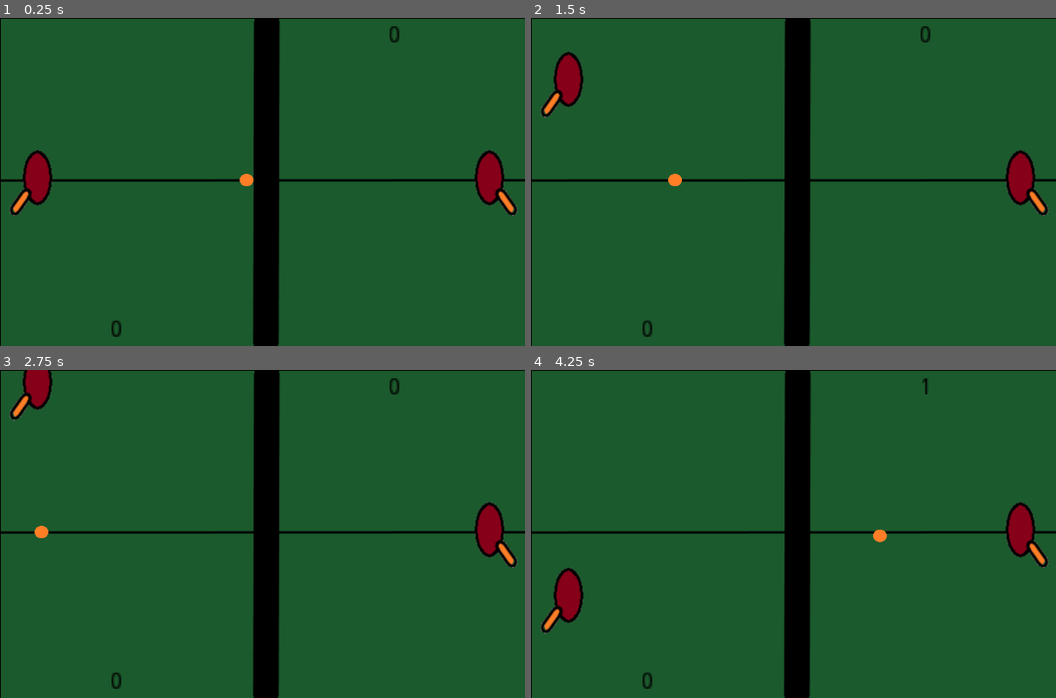
Above: before the commit, frames 1-4 (two rows, left to right).
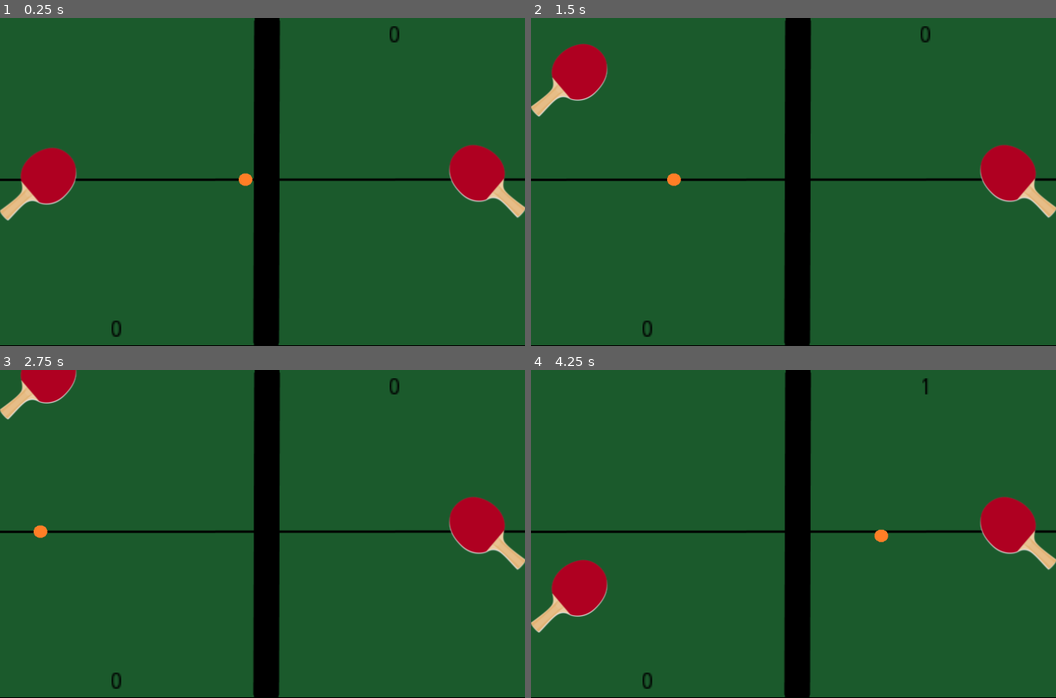
Above: after the commit, the same moments.

Repository: DewaldOosthuizen/2D-Pong
Game: Godot game, scene res://World.tscn
The game is run twice, just before and just after one commit, with the same random seed, the same clock (stepped at 60 frames per second) and the same inputs.
Inputs:
- Up to frame 1 (0.25 s): no input
- Up to frame 2 (1.5 s): hold W (left_up) 0.53-1.28 s; hold S (left_down) from 1.28 s (still down)
- Up to frame 3 (2.75 s): release S (left_down) at 2.03 s; hold W (left_up) from 2.03 s (still down)
- Up to frame 4 (4.25 s): release W (left_up) at 3.53 s; hold S (left_down) from 3.53 s (still down)

The runs differ from the first frame. In frame 1, 4.8% of the frame differs, in the area x 0-100%, y 0-100%; in frame 2, 5.0%; in frame 3, 4.4%; in frame 4, 5.0%.

Commit message:
Added some better resources

Diff:
--- a/World.gd
+++ b/World.gd
@@ -36,8 +36,8 @@
 
 func _handle_ball_collision(delta):
 	#Colliders
-	var leftColide = Rect2(get_node("leftPlayer").position - padSize*0.5, padSize)
-	var rightColide = Rect2(get_node("rightPlayer").position - padSize*0.5, padSize)
+	var leftColide = Rect2(get_node("leftPlayer").position - padSize*0.7, padSize)
+	var rightColide = Rect2(get_node("rightPlayer").position + padSize*0.7, padSize)
 
 	#ball position
 	ballPosition = get_node("ball").position
--- a/World.tscn
+++ b/World.tscn
@@ -5,106 +5,46 @@
 [ext_resource path="res://Pong Resource/ball-orange.png" type="Texture" id=3]
 [ext_resource path="res://Pong Resource/table.png" type="Texture" id=4]
 
-[node name="World" type="Node2D" index="0"]
-
+[node name="World" type="Node2D"]
 position = Vector2( 3.70123, 1.85062 )
 script = ExtResource( 1 )
-_sections_unfolded = [ "Transform", "Visibility", "Z Index" ]
-playerSpeed = 400
-initialBallSpeed = 100
-ballSpeedIncreaseAmount = 1.2
-maxBallSpeed = 450
 
-[node name="leftPlayer" type="Sprite" parent="." index="0"]
+[node name="leftPlayer" type="Sprite" parent="."]
+position = Vector2( 42.7164, 200.857 )
+texture = ExtResource( 2 )
 
-position = Vector2( 35, 200 )
-texture = ExtResource( 2 )
-_sections_unfolded = [ "Offset", "Transform" ]
-
-[node name="rightPlayer" type="Sprite" parent="." index="1"]
-
-position = Vector2( 600, 200 )
+[node name="rightPlayer" type="Sprite" parent="."]
+position = Vector2( 590.569, 197.428 )
 texture = ExtResource( 2 )
 flip_h = true
-_sections_unfolded = [ "Offset", "Transform" ]
 
-[node name="ball" type="Sprite" parent="." index="2"]
-
-position = Vector2( 321.886, 195.496 )
+[node name="ball" type="Sprite" parent="."]
+position = Vector2( 320.607, 194.889 )
 scale = Vector2( 0.693746, 0.652236 )
 texture = ExtResource( 3 )
-_sections_unfolded = [ "Animation", "Material", "Offset", "Region", "Transform" ]
 
-[node name="leftScore" type="RichTextLabel" parent="." index="3"]
-
-anchor_left = 0.0
-anchor_top = 0.0
-anchor_right = 0.0
-anchor_bottom = 0.0
+[node name="leftScore" type="RichTextLabel" parent="."]
 margin_left = 130.0
 margin_top = 365.0
 margin_right = 180.0
 margin_bottom = 385.0
 rect_scale = Vector2( 2, 2 )
-rect_pivot_offset = Vector2( 0, 0 )
-rect_clip_content = true
-mouse_filter = 0
-mouse_default_cursor_shape = 0
-size_flags_horizontal = 1
-size_flags_vertical = 1
 custom_colors/default_color = Color( 0, 0, 0, 1 )
 custom_colors/selection_color = Color( 0, 0, 0, 1 )
 custom_colors/font_color_selected = Color( 0, 0, 0, 1 )
-bbcode_enabled = false
-bbcode_text = ""
-visible_characters = -1
-percent_visible = 1.0
-meta_underlined = true
-tab_size = 4
-text = ""
-scroll_active = true
-scroll_following = false
-selection_enabled = false
-override_selected_font_color = false
-_sections_unfolded = [ "Anchor", "BBCode", "Grow Direction", "Margin", "Material", "Rect", "Size Flags", "Theme", "Visibility", "custom_colors" ]
 
-[node name="rightScore" type="RichTextLabel" parent="." index="4"]
-
-anchor_left = 0.0
-anchor_top = 0.0
-anchor_right = 0.0
-anchor_bottom = 0.0
+[node name="rightScore" type="RichTextLabel" parent="."]
 margin_left = 469.0
 margin_top = 6.0
 margin_right = 519.0
 margin_bottom = 26.0
 rect_scale = Vector2( 2, 2 )
-rect_pivot_offset = Vector2( 0, 0 )
-rect_clip_content = true
-mouse_filter = 0
-mouse_default_cursor_shape = 0
-size_flags_horizontal = 1
-size_flags_vertical = 1
 custom_colors/default_color = Color( 0, 0, 0, 1 )
 custom_colors/selection_color = Color( 0, 0, 0, 1 )
 custom_colors/font_color_selected = Color( 0, 0, 0, 1 )
-bbcode_enabled = false
-bbcode_text = ""
-visible_characters = -1
-percent_visible = 1.0
-meta_underlined = true
-tab_size = 4
-text = ""
-scroll_active = true
-scroll_following = false
-selection_enabled = false
-override_selected_font_color = false
-_sections_unfolded = [ "Rect", "custom_colors", "custom_fonts" ]
 
-[node name="table-tennis-court-frames" type="Sprite" parent="." index="5"]
-
+[node name="table-tennis-court-frames" type="Sprite" parent="."]
 show_behind_parent = true
-position = Vector2( 330.406, 198.806 )
-scale = Vector2( 1.04078, 0.949503 )
+position = Vector2( 330.789, 197.949 )
+scale = Vector2( 1.04387, 0.949503 )
 texture = ExtResource( 4 )
-_sections_unfolded = [ "Animation", "Offset", "Region", "Transform", "Visibility", "Z Index" ]
--- a/default_env.tres
+++ b/default_env.tres
@@ -1,100 +1,14 @@
 [gd_resource type="Environment" load_steps=2 format=2]
 
 [sub_resource type="ProceduralSky" id=1]
-
-radiance_size = 4
 sky_top_color = Color( 0.0470588, 0.454902, 0.976471, 1 )
 sky_horizon_color = Color( 0.556863, 0.823529, 0.909804, 1 )
 sky_curve = 0.25
-sky_energy = 1.0
 ground_bottom_color = Color( 0.101961, 0.145098, 0.188235, 1 )
 ground_horizon_color = Color( 0.482353, 0.788235, 0.952941, 1 )
 ground_curve = 0.01
-ground_energy = 1.0
-sun_color = Color( 1, 1, 1, 1 )
-sun_latitude = 35.0
-sun_longitude = 0.0
-sun_angle_min = 1.0
-sun_angle_max = 100.0
-sun_curve = 0.05
 sun_energy = 16.0
-texture_size = 2
 
 [resource]
-
 background_mode = 2
 background_sky = SubResource( 1 )
-background_sky_custom_fov = 0.0
-background_color = Color( 0, 0, 0, 1 )
-background_energy = 1.0
-background_canvas_max_layer = 0
-ambient_light_color = Color( 0, 0, 0, 1 )
-ambient_light_energy = 1.0
-ambient_light_sky_contribution = 1.0
-fog_enabled = false
-fog_color = Color( 0.5, 0.6, 0.7, 1 )
-fog_sun_color = Color( 1, 0.9, 0.7, 1 )
-fog_sun_amount = 0.0
-fog_depth_enabled = true
-fog_depth_begin = 10.0
-fog_depth_curve = 1.0
-fog_transmit_enabled = false
-fog_transmit_curve = 1.0
-fog_height_enabled = false
-fog_height_min = 0.0
-fog_height_max = 100.0
-fog_height_curve = 1.0
-tonemap_mode = 0
-tonemap_exposure = 1.0
-tonemap_white = 1.0
-auto_exposure_enabled = false
-auto_exposure_scale = 0.4
-auto_exposure_min_luma = 0.05
-auto_exposure_max_luma = 8.0
-auto_exposure_speed = 0.5
-ss_reflections_enabled = false
-ss_reflections_max_steps = 64
-ss_reflections_fade_in = 0.15
-ss_reflections_fade_out = 2.0
-ss_reflections_depth_tolerance = 0.2
-ss_reflections_roughness = true
-ssao_enabled = false
-ssao_radius = 1.0
-ssao_intensity = 1.0
-ssao_radius2 = 0.0
-ssao_intensity2 = 1.0
-ssao_bias = 0.01
-ssao_light_affect = 0.0
-ssao_color = Color( 0, 0, 0, 1 )
-ssao_quality = 0
-ssao_blur = 3
-ssao_edge_sharpness = 4.0
-dof_blur_far_enabled = false
-dof_blur_far_distance = 10.0
-dof_blur_far_transition = 5.0
-dof_blur_far_amount = 0.1
-dof_blur_far_quality = 1
-dof_blur_near_enabled = false
-dof_blur_near_distance = 2.0
-dof_blur_near_transition = 1.0
-dof_blur_near_amount = 0.1
-dof_blur_near_quality = 1
-glow_enabled = false
-glow_levels/1 = false
-glow_levels/2 = false
-glow_levels/3 = true
-glow_levels/4 = false
-glow_levels/5 = true
-glow_levels/6 = false
-glow_levels/7 = false
-glow_intensity = 0.8
-glow_strength = 1.0
-glow_bloom = 0.0
-glow_blend_mode = 2
-glow_hdr_threshold = 1.0
-glow_hdr_scale = 2.0
-glow_bicubic_upscale = false
-adjustment_enabled = false
-adjustment_brightness = 1.0
-adjustment_contrast = 1.0
-adjustment_saturation = 1.0
--- a/project.godot
+++ b/project.godot
@@ -6,7 +6,12 @@
 ;   [section] ; section goes between []
 ;   param=value ; assign values to parameters
 
-config_version=3
+config_version=4
+
+_global_script_classes=[  ]
+_global_script_class_icons={
+
+}
 
 [application]
 
@@ -22,10 +27,16 @@
 
 [input]
 
-left_up=[ Object(InputEventKey,"resource_local_to_scene":false,"resource_name":"","device":0,"alt":false,"shift":false,"control":false,"meta":false,"command":false,"pressed":false,"scancode":87,"unicode":0,"echo":false,"script":null)
+left_up={
+"deadzone": 0.5,
+"events": [ Object(InputEventKey,"resource_local_to_scene":false,"resource_name":"","device":0,"alt":false,"shift":false,"control":false,"meta":false,"command":false,"pressed":false,"scancode":87,"unicode":0,"echo":false,"script":null)
  ]
-left_down=[ Object(InputEventKey,"resource_local_to_scene":false,"resource_name":"","device":0,"alt":false,"shift":false,"control":false,"meta":false,"command":false,"pressed":false,"scancode":83,"unicode":0,"echo":false,"script":null)
+}
+left_down={
+"deadzone": 0.5,
+"events": [ Object(InputEventKey,"resource_local_to_scene":false,"resource_name":"","device":0,"alt":false,"shift":false,"control":false,"meta":false,"command":false,"pressed":false,"scancode":83,"unicode":0,"echo":false,"script":null)
  ]
+}
 
 [rendering]
 
Not shown, changed: Pong Resource/ball-orange.png.import
Not shown, changed: Pong Resource/ball.png.import
Binary file changed: Pong Resource/bat.png
Not shown, changed: Pong Resource/bat.png.import
Not shown, changed: Pong Resource/left-pallete.png.import
Not shown, changed: Pong Resource/right-pallete.png.import
Not shown, changed: Pong Resource/separator.png.import
Not shown, changed: Pong Resource/table.png.import
Not shown, changed: Pong.png.import
Not shown, changed: icon.png.import
Not shown, changed: 2D-Pong.exe
Not shown, removed: 2D-Pong.pck
(and 1 more such lines)
